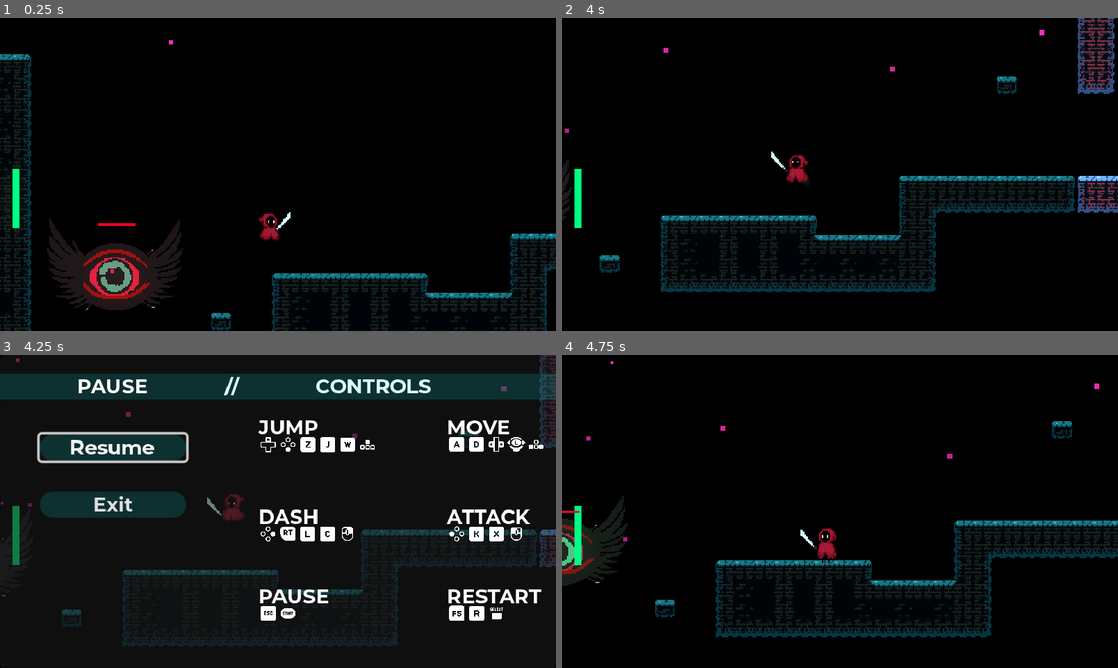
Above: before the commit, frames 1-4 (two rows, left to right).
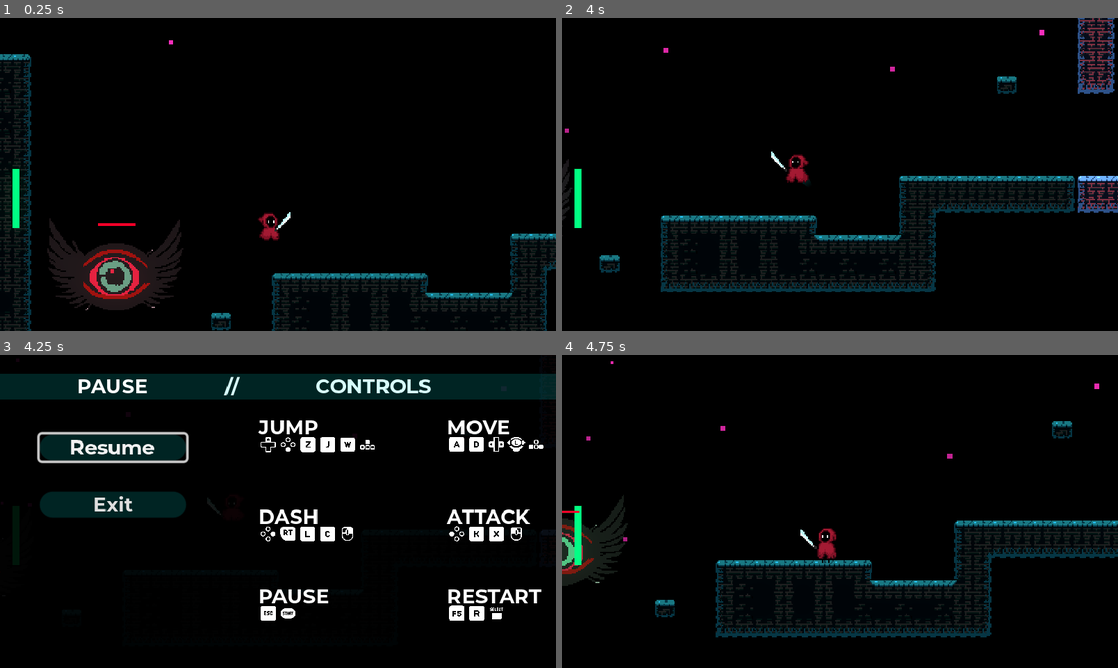
Above: after the commit, the same moments.

Repository: Driannn/AcerolaJam0
Game: Godot game, scene res://Scenes/Main scene/main_scene.tscn
Two runs of this game, one before a commit and one after it. Both use one fixed random seed, a clock stepped at 60 frames per second and the inputs below.
Inputs (mouse positions are in pixels of both pictures, inside the frame that each line leads up to):
- Up to frame 1 (0.25 s): no input
- Up to frame 2 (4 s): tap Enter (ui_accept) at 0.5 s; move the mouse to (962, 158) at 0.52 s; hold D (move_right) 0.53-1.28 s; tap X (attack) at 0.6, 2.85 s; click (962, 158) at 0.67 s; tap Space (jump) at 0.77, 1.52, 3.02, 3.77 s; move the mouse to (728, 190) at 1.27 s; hold S 1.28-2.03 s; tap C (dash) at 1.35, 3.6 s; click (728, 190) at 1.42 s; move the mouse to (895, 105) at 2.02 s; hold D (move_right) 2.03-2.78 s; hold F 2.03-2.78 s; click (895, 105) at 2.17 s; move the mouse to (812, 237) at 2.77 s; hold W 2.78-3.53 s; click (812, 237) at 2.92 s; move the mouse to (1006, 221) at 3.52 s; hold A (move_left) from 3.53 s (still down); click (1006, 221) at 3.67 s
- Up to frame 3 (4.25 s): keep holding A (move_left); tap Escape (pause) at 4.15 s
- Up to frame 4 (4.75 s): release A (move_left) at 4.25 s; click "Resume" at 4.25 s

Frames 1-2 are identical in both runs. In frame 3, 7.7% of the frame differs, in the area x 0-100%, y 0-94%; in frame 4, nothing differs.

Commit message:
another pause commit

Diff:
--- a/Scenes/UI/pause_menu.gd
+++ b/Scenes/UI/pause_menu.gd
@@ -1,7 +1,7 @@
 extends Control
 
 @onready var game_manager = %GameManager
-@onready var resume = $Panel/VBoxContainer/Reusme
+@onready var resume = $Panel/VBoxContainer/Resume
 
 func _ready():
 	hide()
--- a/Scenes/UI/pause_menu.tscn
+++ b/Scenes/UI/pause_menu.tscn
@@ -28,6 +28,9 @@
 [ext_resource type="Texture2D" uid="uid://bxps10jd0cvpu" path="res://Assets/Icons/xbox_rt.png" id="22_7hv88"]
 [ext_resource type="Texture2D" uid="uid://lfjhb51kkdrw" path="res://Assets/Icons/xbox_button_start.png" id="27_fqbrl"]
 
+[sub_resource type="StyleBoxFlat" id="StyleBoxFlat_jh2i8"]
+bg_color = Color(0, 0, 0, 0.917647)
+
 [sub_resource type="StyleBoxLine" id="StyleBoxLine_ee35v"]
 color = Color(0.0156863, 0.952941, 0.945098, 0.14902)
 grow_begin = 300.0
@@ -58,15 +61,16 @@
 grow_vertical = 2
 script = ExtResource("1_63ibb")
 
-[node name="Panel2" type="Panel" parent="."]
+[node name="Controls" type="Panel" parent="."]
 layout_mode = 1
 anchors_preset = 15
 anchor_right = 1.0
 anchor_bottom = 1.0
 grow_horizontal = 2
 grow_vertical = 2
-
-[node name="Controls" type="Label" parent="Panel2"]
+theme_override_styles/panel = SubResource("StyleBoxFlat_jh2i8")
+
+[node name="Controls" type="Label" parent="Controls"]
 layout_mode = 2
 offset_left = 242.0
 offset_top = 15.0
@@ -76,7 +80,7 @@
 text = "CONTROLS"
 horizontal_alignment = 1
 
-[node name="SEPARATOR" type="Label" parent="Panel2"]
+[node name="SEPARATOR" type="Label" parent="Controls"]
 layout_mode = 2
 offset_left = 128.0
 offset_top = 15.0
@@ -86,7 +90,7 @@
 text = "//"
 horizontal_alignment = 1
 
-[node name="Move" type="Label" parent="Panel2"]
+[node name="Move" type="Label" parent="Controls"]
 layout_mode = 2
 offset_left = 360.0
 offset_top = 48.0
@@ -95,32 +99,32 @@
 theme_override_fonts/font = ExtResource("1_fvnia")
 text = "MOVE"
 
-[node name="KeyboardA" type="Sprite2D" parent="Panel2"]
+[node name="KeyboardA" type="Sprite2D" parent="Controls"]
 position = Vector2(368, 72)
 scale = Vector2(0.125651, 0.125651)
 texture = ExtResource("3_01unj")
 
-[node name="KeyboardD" type="Sprite2D" parent="Panel2"]
+[node name="KeyboardD" type="Sprite2D" parent="Controls"]
 position = Vector2(384, 72)
 scale = Vector2(0.123643, 0.123643)
 texture = ExtResource("4_xur7j")
 
-[node name="SwitchDpadHorizontalOutline" type="Sprite2D" parent="Panel2"]
+[node name="SwitchDpadHorizontalOutline" type="Sprite2D" parent="Controls"]
 position = Vector2(400, 72)
 scale = Vector2(0.127154, 0.127154)
 texture = ExtResource("5_t47yh")
 
-[node name="SteamdeckStickLHorizontal" type="Sprite2D" parent="Panel2"]
+[node name="SteamdeckStickLHorizontal" type="Sprite2D" parent="Controls"]
 position = Vector2(416, 72)
 scale = Vector2(0.12499, 0.12499)
 texture = ExtResource("6_4ha5c")
 
-[node name="KeyboardArrowsHorizontalOutline" type="Sprite2D" parent="Panel2"]
+[node name="KeyboardArrowsHorizontalOutline" type="Sprite2D" parent="Controls"]
 position = Vector2(432, 72)
 scale = Vector2(0.123593, 0.123593)
 texture = ExtResource("7_qtk3d")
 
-[node name="Attack" type="Label" parent="Panel2"]
+[node name="Attack" type="Label" parent="Controls"]
 layout_mode = 2
 offset_left = 360.0
 offset_top = 120.0
@@ -129,27 +133,27 @@
 theme_override_fonts/font = ExtResource("1_fvnia")
 text = "ATTACK"
 
-[node name="KeyboardK" type="Sprite2D" parent="Panel2"]
+[node name="KeyboardK" type="Sprite2D" parent="Controls"]
 position = Vector2(384.024, 144.024)
 scale = Vector2(0.123693, 0.123693)
 texture = ExtResource("14_y8ieu")
 
-[node name="SwitchButtonsLeftOutline" type="Sprite2D" parent="Panel2"]
+[node name="SwitchButtonsLeftOutline" type="Sprite2D" parent="Controls"]
 position = Vector2(368.024, 144.024)
 scale = Vector2(0.125375, 0.125375)
 texture = ExtResource("9_77pfw")
 
-[node name="KeyboardX" type="Sprite2D" parent="Panel2"]
+[node name="KeyboardX" type="Sprite2D" parent="Controls"]
 position = Vector2(400.024, 144.024)
 scale = Vector2(0.124491, 0.124491)
 texture = ExtResource("9_aixkr")
 
-[node name="MouseLeftOutline" type="Sprite2D" parent="Panel2"]
+[node name="MouseLeftOutline" type="Sprite2D" parent="Controls"]
 position = Vector2(416.024, 144.024)
 scale = Vector2(0.122041, 0.122041)
 texture = ExtResource("10_gdahw")
 
-[node name="Restart" type="Label" parent="Panel2"]
+[node name="Restart" type="Label" parent="Controls"]
 layout_mode = 2
 offset_left = 360.145
 offset_top = 184.0
@@ -158,22 +162,22 @@
 theme_override_fonts/font = ExtResource("1_fvnia")
 text = "RESTART"
 
-[node name="Playstation3ButtonSelect" type="Sprite2D" parent="Panel2"]
+[node name="Playstation3ButtonSelect" type="Sprite2D" parent="Controls"]
 position = Vector2(400.145, 208)
 scale = Vector2(0.12684, 0.12684)
 texture = ExtResource("21_fg5rs")
 
-[node name="KeyboardF5" type="Sprite2D" parent="Panel2"]
+[node name="KeyboardF5" type="Sprite2D" parent="Controls"]
 position = Vector2(368.145, 208)
 scale = Vector2(0.128569, 0.128569)
 texture = ExtResource("8_3gk24")
 
-[node name="KeyboardR" type="Sprite2D" parent="Panel2"]
+[node name="KeyboardR" type="Sprite2D" parent="Controls"]
 position = Vector2(384.145, 208)
 scale = Vector2(0.125835, 0.125835)
 texture = ExtResource("12_1oov4")
 
-[node name="Jump" type="Label" parent="Panel2"]
+[node name="Jump" type="Label" parent="Controls"]
 layout_mode = 2
 offset_left = 208.0
 offset_top = 48.0
@@ -182,37 +186,37 @@
 theme_override_fonts/font = ExtResource("1_fvnia")
 text = "JUMP"
 
-[node name="SwitchDpadUpOutline" type="Sprite2D" parent="Panel2"]
+[node name="SwitchDpadUpOutline" type="Sprite2D" parent="Controls"]
 position = Vector2(216.117, 72.1993)
 scale = Vector2(0.126833, 0.126833)
 texture = ExtResource("15_6bj14")
 
-[node name="SwitchButtonsDownOutline" type="Sprite2D" parent="Panel2"]
+[node name="SwitchButtonsDownOutline" type="Sprite2D" parent="Controls"]
 position = Vector2(232.117, 72.1993)
 scale = Vector2(0.122943, 0.122943)
 texture = ExtResource("16_uripk")
 
-[node name="KeyboardZ" type="Sprite2D" parent="Panel2"]
+[node name="KeyboardZ" type="Sprite2D" parent="Controls"]
 position = Vector2(248.117, 72.1993)
 scale = Vector2(0.124321, 0.124321)
 texture = ExtResource("13_aarcg")
 
-[node name="KeyboardArrowsUpOutline" type="Sprite2D" parent="Panel2"]
+[node name="KeyboardArrowsUpOutline" type="Sprite2D" parent="Controls"]
 position = Vector2(296.117, 72.1993)
 scale = Vector2(0.128114, 0.128114)
 texture = ExtResource("8_xpxrr")
 
-[node name="KeyboardJ" type="Sprite2D" parent="Panel2"]
+[node name="KeyboardJ" type="Sprite2D" parent="Controls"]
 position = Vector2(264.117, 72.1993)
 scale = Vector2(0.126702, 0.126702)
 texture = ExtResource("10_g6s16")
 
-[node name="KeyboardW" type="Sprite2D" parent="Panel2"]
+[node name="KeyboardW" type="Sprite2D" parent="Controls"]
 position = Vector2(280.117, 72.1993)
 scale = Vector2(0.121213, 0.121213)
 texture = ExtResource("9_1t8y4")
 
-[node name="Dash" type="Label" parent="Panel2"]
+[node name="Dash" type="Label" parent="Controls"]
 layout_mode = 2
 offset_left = 208.0
 offset_top = 120.0
@@ -221,32 +225,32 @@
 theme_override_fonts/font = ExtResource("1_fvnia")
 text = "DASH"
 
-[node name="SwitchButtonsRightOutline" type="Sprite2D" parent="Panel2"]
+[node name="SwitchButtonsRightOutline" type="Sprite2D" parent="Controls"]
 position = Vector2(216.017, 144.079)
 scale = Vector2(0.125259, 0.125259)
 texture = ExtResource("21_3pr3g")
 
-[node name="XboxRt" type="Sprite2D" parent="Panel2"]
+[node name="XboxRt" type="Sprite2D" parent="Controls"]
 position = Vector2(232.017, 144.079)
 scale = Vector2(0.126239, 0.126239)
 texture = ExtResource("22_7hv88")
 
-[node name="KeyboardC" type="Sprite2D" parent="Panel2"]
+[node name="KeyboardC" type="Sprite2D" parent="Controls"]
 position = Vector2(263.943, 144.099)
 scale = Vector2(0.125309, 0.125309)
 texture = ExtResource("10_gydik")
 
-[node name="KeyboardL" type="Sprite2D" parent="Panel2"]
+[node name="KeyboardL" type="Sprite2D" parent="Controls"]
 position = Vector2(247.943, 144.099)
 scale = Vector2(0.123858, 0.123858)
 texture = ExtResource("14_q4mf8")
 
-[node name="MouseRightOutline" type="Sprite2D" parent="Panel2"]
+[node name="MouseRightOutline" type="Sprite2D" parent="Controls"]
 position = Vector2(280.017, 144.079)
 scale = Vector2(0.125293, 0.125293)
 texture = ExtResource("19_qyedj")
 
-[node name="Pause" type="Label" parent="Panel2"]
+[node name="Pause" type="Label" parent="Controls"]
 layout_mode = 2
 offset_left = 208.145
 offset_top = 184.0
@@ -255,12 +259,12 @@
 theme_override_fonts/font = ExtResource("1_fvnia")
 text = "PAUSE"
 
-[node name="XboxButtonStart" type="Sprite2D" parent="Panel2"]
+[node name="XboxButtonStart" type="Sprite2D" parent="Controls"]
 position = Vector2(232.145, 208)
 scale = Vector2(0.12527, 0.12527)
 texture = ExtResource("27_fqbrl")
 
-[node name="KeyboardEscape" type="Sprite2D" parent="Panel2"]
+[node name="KeyboardEscape" type="Sprite2D" parent="Controls"]
 position = Vector2(216.145, 208)
 scale = Vector2(0.127268, 0.127268)
 texture = ExtResource("11_sof87")
@@ -296,7 +300,7 @@
 grow_vertical = 2
 theme_override_constants/separation = 25
 
-[node name="Reusme" type="Button" parent="Panel/VBoxContainer"]
+[node name="Resume" type="Button" parent="Panel/VBoxContainer"]
 layout_mode = 2
 theme_override_fonts/font = ExtResource("1_fvnia")
 theme_override_styles/normal = SubResource("StyleBoxFlat_gwflw")
@@ -321,5 +325,5 @@
 theme_override_styles/normal = SubResource("StyleBoxFlat_wy4fg")
 text = "Exit"
 
-[connection signal="pressed" from="Panel/VBoxContainer/Reusme" to="." method="_on_reusme_pressed"]
+[connection signal="pressed" from="Panel/VBoxContainer/Resume" to="." method="_on_reusme_pressed"]
 [connection signal="pressed" from="Panel/VBoxContainer/Exit" to="." method="_on_exit_pressed"]
Not shown: 1 places in Scenes/UI/pause_menu.tscn that only renumber resources
